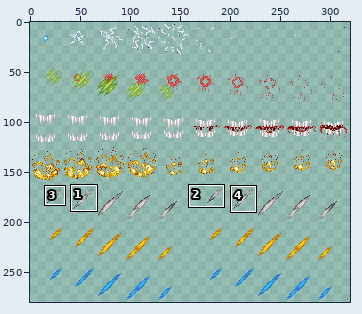
Sprite sheet, stored at Resources/AwesomeGuns/Weapons/SPRITES/Hits.gif. The picture above shows the old version from afar; the outline marks the close-up.
Close-up. Before the commit:
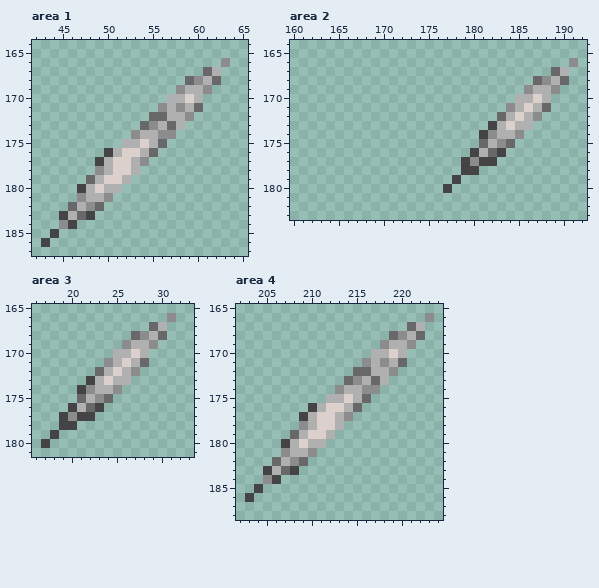
The file is 320x280 pixels. Colours within 5 levels of each other are drawn and written as one. Shown: area 1: x 42..65, y 164..187; area 2: x 160..192, y 164..183; area 3: x 16..33, y 165..181; area 4: x 202..224, y 165..188. The commit also changed other parts of the picture, which this record leaves out.
And afterwards:
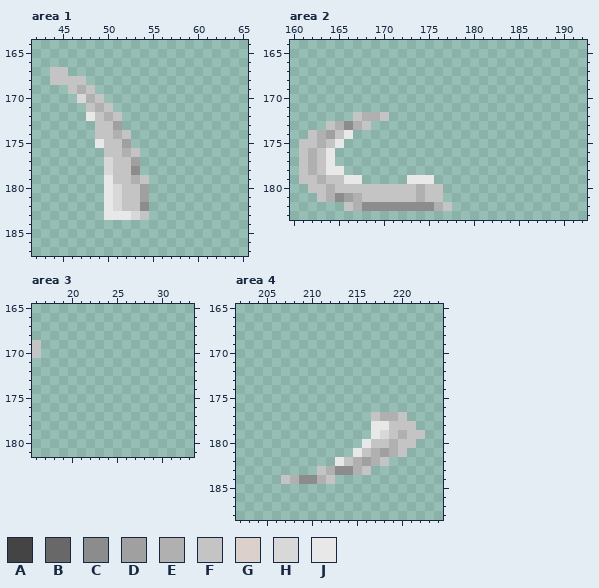
Palette (. is transparent): A #444444  B #686868  C #8c8c8c  D #a0a0a0  E #b0b0b0  F #c4c4c4  G #dcd0cc  H #d8d8d8  J #e8e8e8
The exact change:
--- area 1
@@ x 42..65 @@
 165 ........................
-166 .....................C..
-167 ...................BE...
-168 .................BCEB...
-169 ................CEEC....
-170 ...............EEGE.....
-171 ..............CECEB.....
-172 .............BBEEC......
-173 ............BCEBE.......
-174 ...........CEECC........
-175 ..........EEGEB.........
-176 ........AEGGEB..........
-177 .......AEGGEC...........
-178 .......CEGGE............
-179 ......BEGGE.............
-180 .....AEGEE..............
-181 .....CEEC...............
-182 ....BECB................
-183 ...AEBA.................
-184 ...CA...................
-185 ..A.....................
-186 .A......................
+166 ........................
+167 ..FF....................
+168 ..FFFF..................
+169 ....FEF.................
+170 .....HEF................
+171 ......FEF...............
+172 ......JFEF..............
+173 .......FFD..............
+174 .......FFEF.............
+175 .......JFFD.............
+176 ........FFEF............
+177 ........HFFD............
+178 ........HFFC............
+179 ........JFFEF...........
+180 ........JHFFD...........
+181 ........JHFFD...........
+182 ........JHFFC...........
+183 ........JJJHF...........
+184 ........................
+185 ........................
+186 ........................
 187 ........................
--- area 2
@@ x 160..192 @@
 165 .................................
-166 ...............................C.
-167 .............................BE..
-168 ...........................BCEB..
-169 ..........................CEEC...
-170 .........................EEGE....
-171 ........................CEGEB....
-172 .......................BEGEC.....
-173 ......................AEGEE......
-174 .....................ACEEC.......
-175 .....................BECB........
-176 ....................AEBA.........
-177 ...................ACAA..........
-178 ...................AA............
-179 ..................A..............
-180 .................A...............
-181 .................................
-182 .................................
+166 .................................
+167 .................................
+168 .................................
+169 .................................
+170 .................................
+171 .................................
+172 .......FEEF......................
+173 ....FECEF........................
+174 ..FEDFJ..........................
+175 .FFEFJ...........................
+176 .FEFJ............................
+177 .FEFJ............................
+178 .FEFJJ...........................
+179 .FFEFFJJ.....JJJ.................
+180 ..FFEFFFFFFFFFEFF................
+181 ...FECDEFFFFFFEFF................
+182 ......FECCCCCCCCEF...............
 183 .................................
--- area 3
@@ x 16..33 @@
 165 ..................
-166 ...............C..
-167 .............BE...
-168 ...........BCEB...
-169 ..........CEEC....
-170 .........EEGE.....
-171 ........CEGEB.....
-172 .......BEGEC......
-173 ......AEGEE.......
-174 .....ACEEC........
-175 .....BECB.........
-176 ....AEBA..........
-177 ...ACAA...........
-178 ...AA.............
-179 ..A...............
-180 .A................
+166 ..................
+167 ..................
+168 ..................
+169 F.................
+170 F.................
+171 ..................
+172 ..................
+173 ..................
+174 ..................
+175 ..................
+176 ..................
+177 ..................
+178 ..................
+179 ..................
+180 ..................
 181 ..................
--- area 4
@@ x 202..224 @@
 165 .......................
-166 .....................C.
-167 ...................BE..
-168 .................BCEB..
-169 ................CEEC...
-170 ...............EEGE....
-171 ..............CECEB....
-172 .............BBEEC.....
-173 ............BCEBE......
-174 ...........CEECC.......
-175 ..........EEGEB........
-176 ........AEGGEB.........
-177 .......AEGGEC..........
-178 .......CEGGE...........
-179 ......BEGGE............
-180 .....AEGEE.............
-181 .....CEEC..............
-182 ....BECB...............
-183 ...AEBA................
-184 ...CA..................
-185 ..A....................
-186 .A.....................
+166 .......................
+167 .......................
+168 .......................
+169 .......................
+170 .......................
+171 .......................
+172 .......................
+173 .......................
+174 .......................
+175 .......................
+176 .......................
+177 ...............FEEF....
+178 ...............JJFFF...
+179 ...............JHFEFF..
+180 ..............JFFEFF...
+181 .............JFEDEF....
+182 ...........JFEDEF......
+183 .........FECCEF........
+184 .....FECCEF............
+185 .......................
+186 .......................
 187 .......................
